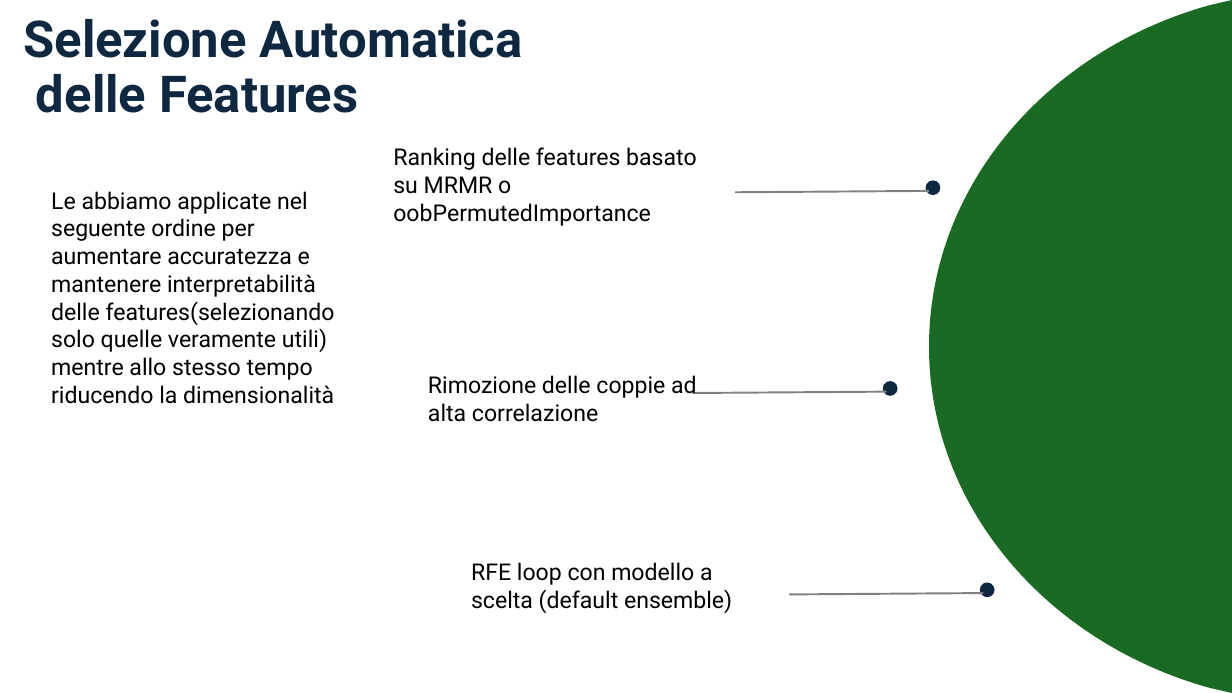
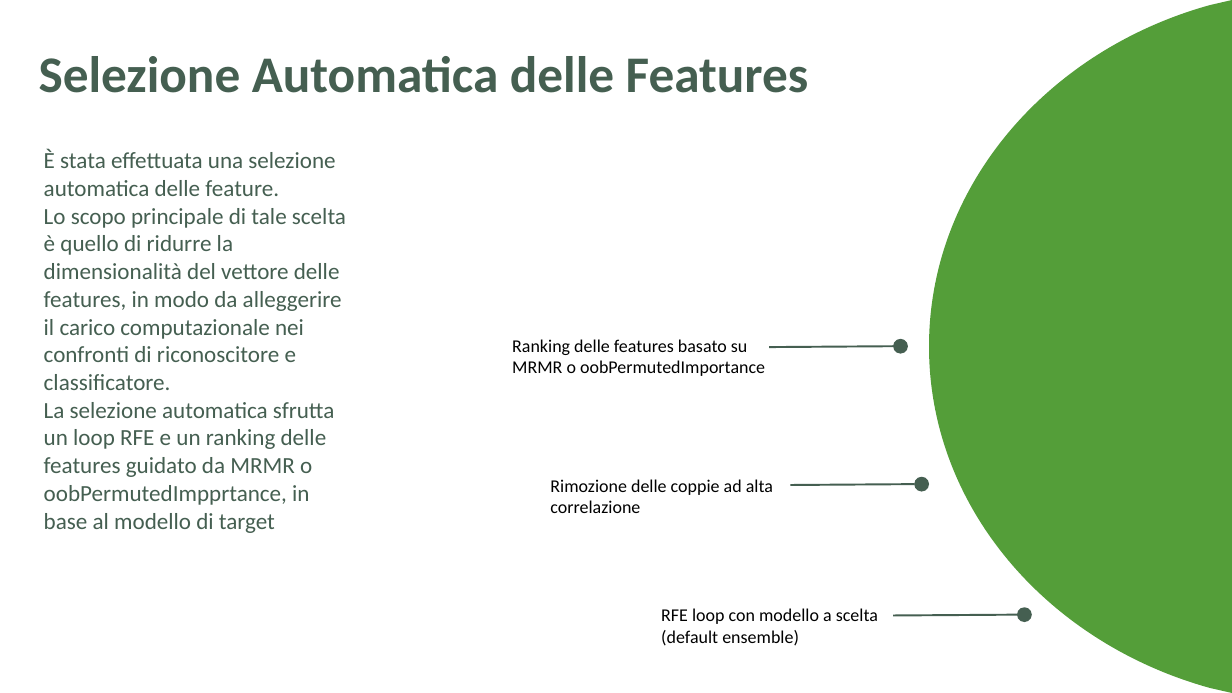
Before and after one commit to aleeteo/leaf_ID, a slide deck: slide 18 of presentazione/ProjectLeafWIP.pptx. Drawn at 1232x693 pixels with LibreOffice and Linux fonts; fonts in the diff are those of the drawing. Boxes give left, top, right and bottom in pixels: in the first picture for what was removed or moved away, otherwise in the second. Text is boxed around its words. In the diff, an @@ line names an element or a change of style, - is before the commit and + after.

```diff
--- a/presentazione/ProjectLeafWIP.pptx
+++ b/presentazione/ProjectLeafWIP.pptx
@@ freeform shape at (929,0,1232,693): fill #196B24 to #549E39 @@
@@ title "Selezione Automatica delle Features": place and size @@
-title "Selezione Automatica delle Features" at (23,19,523,113)
+title "Selezione Automatica delle Features" at (39,56,809,93)
@@ title "Selezione Automatica delle Features" at (39,56,809,93): size 39.6 to 40 pt, font Roboto to Calibri, text colour #0E2841 to #455F51 @@
@@ text at (44,149,346,533): text changed; font Roboto to Calibri; text colour #000000 to #455F51 @@
-Le abbiamo applicate nel seguente ordine per aumentare accuratezza e mantenere interpretabilità delle features(selezionando solo quelle veramente utili) mentre allo stesso tempo riducendo la dimensionalità
+È stata effettuata una selezione automatica delle feature.
+Lo scopo principale di tale scelta è quello di ridurre la dimensionalità del vettore delle features, in modo da alleggerire il carico computazionale nei confronti di riconoscitore e classificatore.
+La selezione automatica sfrutta un loop RFE e un ranking delle features guidato da MRMR o oobPermutedImpprtance, in base al modello di target
@@ size 18 to 14 pt, font Roboto to Calibri in 3 elements at (661,608,878,646), (550,479,773,513), (512,339,765,376) @@
@@ text "Ranking delle features basato su ...": place and size @@
-text "Ranking delle features basato su ..." at (393,147,696,226)
+text "Ranking delle features basato su ..." at (512,339,765,376)
@@ line added from (894, 347) to (769, 348), #455F51 1.5 pt @@
@@ fill #0E2841 to #455F51 in 6 elements at (914,477,929,492), (917,480,926,489), (1019,610,1029,619), (1018,607,1032,622), (896,342,905,351), (894,339,909,354) @@
@@ ellipse: place and size @@
-ellipse at (883,381,897,396)
+ellipse at (894,339,909,354)
@@ ellipse: place and size @@
-ellipse at (885,384,895,393)
+ellipse at (896,342,905,351)
@@ line removed from (886, 392) to (692, 393) @@
@@ text "Rimozione delle coppie ad alta ...": place and size @@
-text "Rimozione delle coppie ad alta ..." at (428,375,697,422)
+text "Rimozione delle coppie ad alta ..." at (550,479,773,513)
@@ ellipse: place and size @@
-ellipse at (926,180,941,195)
+ellipse at (914,477,929,492)
@@ line moved from (929, 191) - (735, 192) to (915, 484) - (790, 485) @@
@@ line (915, 484) - (790, 485): stroke #808080 1.5 pt to #455F51 1.5 pt @@
@@ ellipse: place and size @@
-ellipse at (928,183,937,192)
+ellipse at (917,480,926,489)
@@ text "RFE loop con modello a ...": place and size @@
-text "RFE loop con modello a ..." at (471,562,732,613)
+text "RFE loop con modello a ..." at (661,608,878,646)
@@ line moved from (983, 593) - (789, 594) to (1018, 615) - (894, 616) @@
@@ line (1018, 615) - (894, 616): stroke #808080 1.5 pt to #455F51 1.5 pt @@
@@ ellipse: place and size @@
-ellipse at (980,582,994,597)
+ellipse at (1018,607,1032,622)
@@ ellipse: place and size @@
-ellipse at (982,585,992,594)
+ellipse at (1019,610,1029,619)
```
Also in this commit, not shown: 28 other slides changed, 10 slides added, 4 slides removed.
